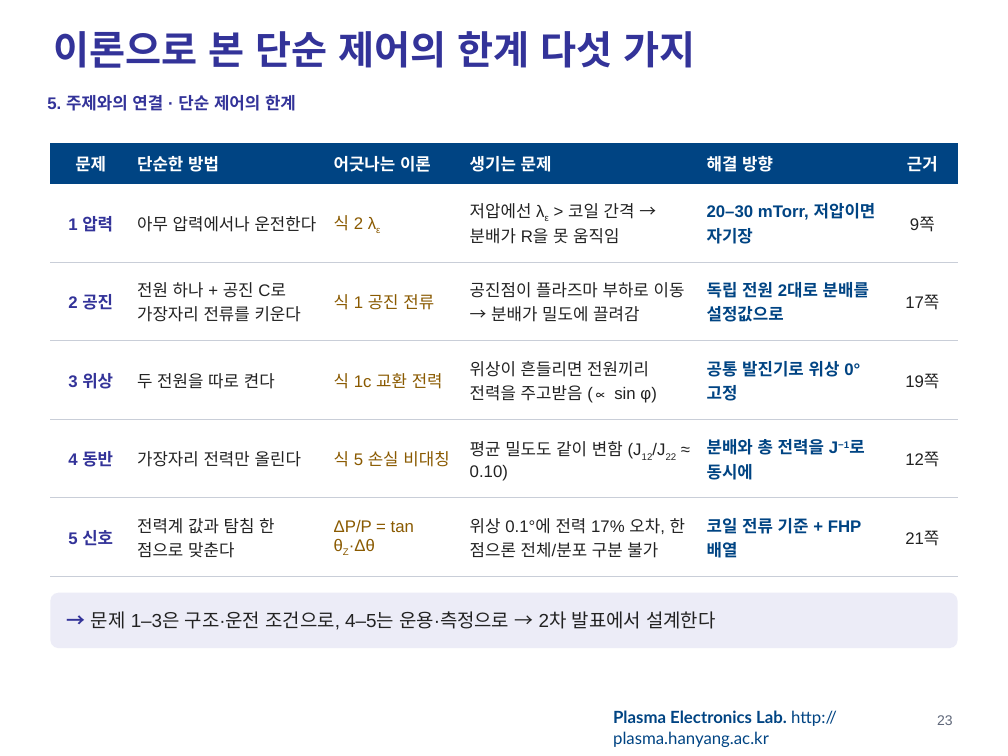
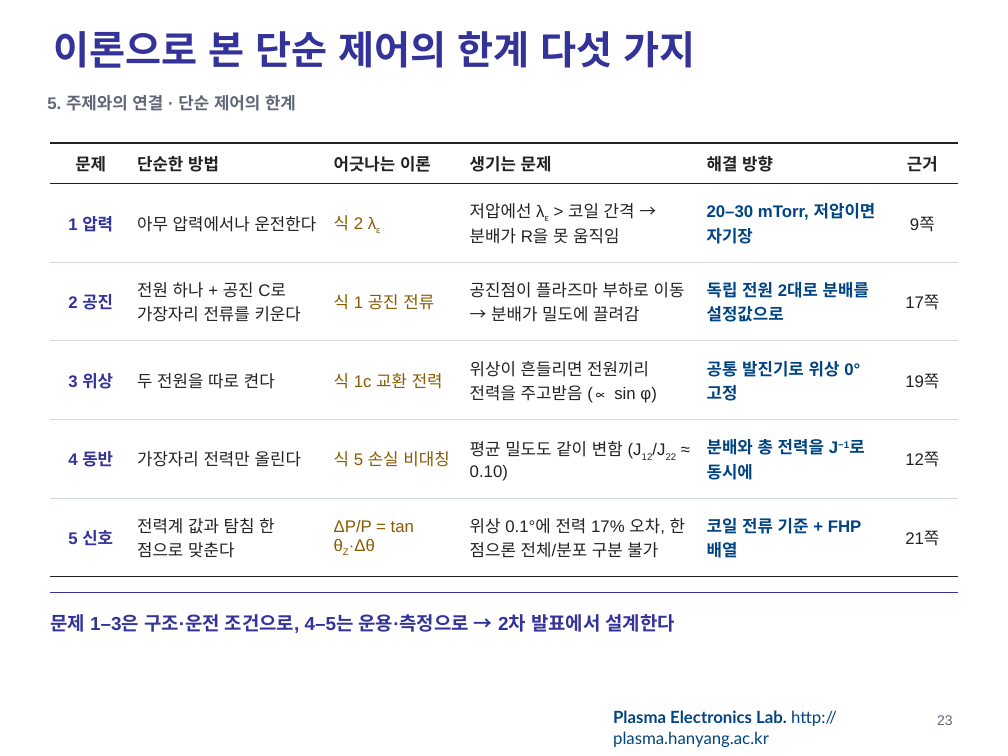
Before and after one commit to garlicjam-pyo/plasma, a slide deck: slide 23 of presentations/1차발표_최종.pptx. Drawn at 1008x756 pixels with LibreOffice and Linux fonts; fonts in the diff are those of the drawing; background and template pictures are left out. Boxes give left, top, right and bottom in pixels: in the first picture for what was removed or moved away, otherwise in the second. Text is boxed around its words. In the diff, an @@ line names an element or a change of style, - is before the commit and + after.

```diff
--- a/presentations/1차발표_최종.pptx
+++ b/presentations/1차발표_최종.pptx
@@ text "5. 주제와의 연결 · 단순 ..." at bbox=[47, 95, 296, 111]: text colour #333399 to #5F6779 @@
@@ table at bbox=[50, 143, 958, 577] @@
@@ fill #004483 to #FFFFFF in row 1 @@
@@ text colour #FFFFFF to #222222 in "문제", "단순한 방법", "어긋나는 이론", "생기는 문제" and 2 more places @@
@@ borders changed @@
@@ text "문제 1–3은 구조·운전 조건으로, 4–5는 ...": place and size @@
-text "문제 1–3은 구조·운전 조건으로, 4–5는 ..." at bbox=[50, 593, 958, 648]
+text "문제 1–3은 구조·운전 조건으로, 4–5는 ..." at bbox=[50, 614, 675, 633]
@@ text "문제 1–3은 구조·운전 조건으로, 4–5는 ..." at bbox=[50, 614, 675, 633]: fill #ECECF7 to none @@
@@ line added from (50, 593) to (958, 593), #333399 1 pt @@
@@ text at bbox=[50, 614, 675, 633]: text changed; text colour #222222 to #333399; bold on @@
-→ 문제 1–3은 구조·운전 조건으로, 4–5는 운용·측정으로 → 2차 발표에서 설계한다
+문제 1–3은 구조·운전 조건으로, 4–5는 운용·측정으로 → 2차 발표에서 설계한다
```
Also in this commit, not shown: 39 other slides changed, 3 other files.
